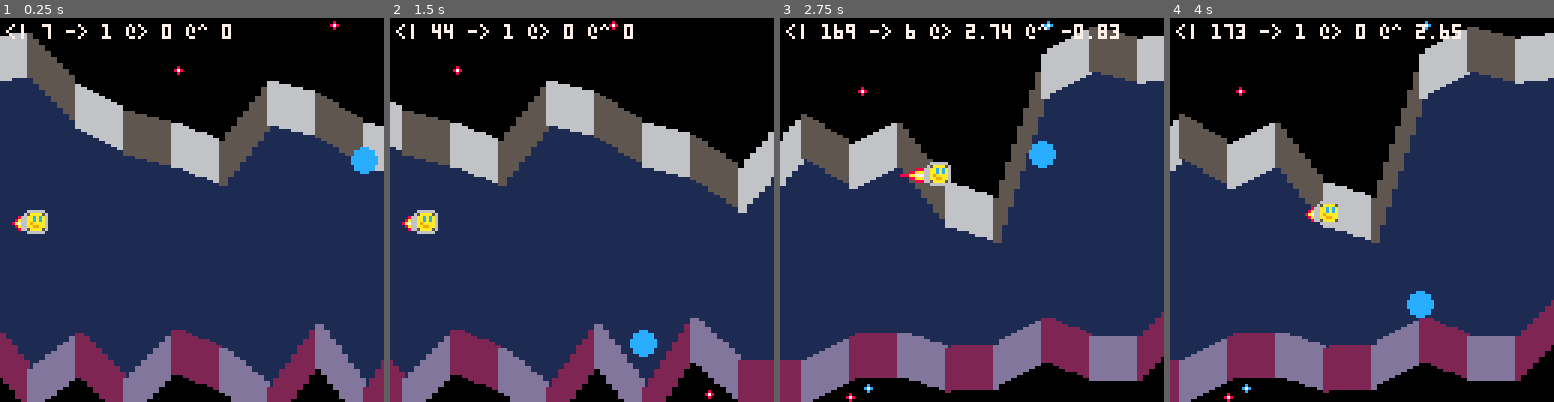
Above: before the commit, frames 1-4 (left to right).
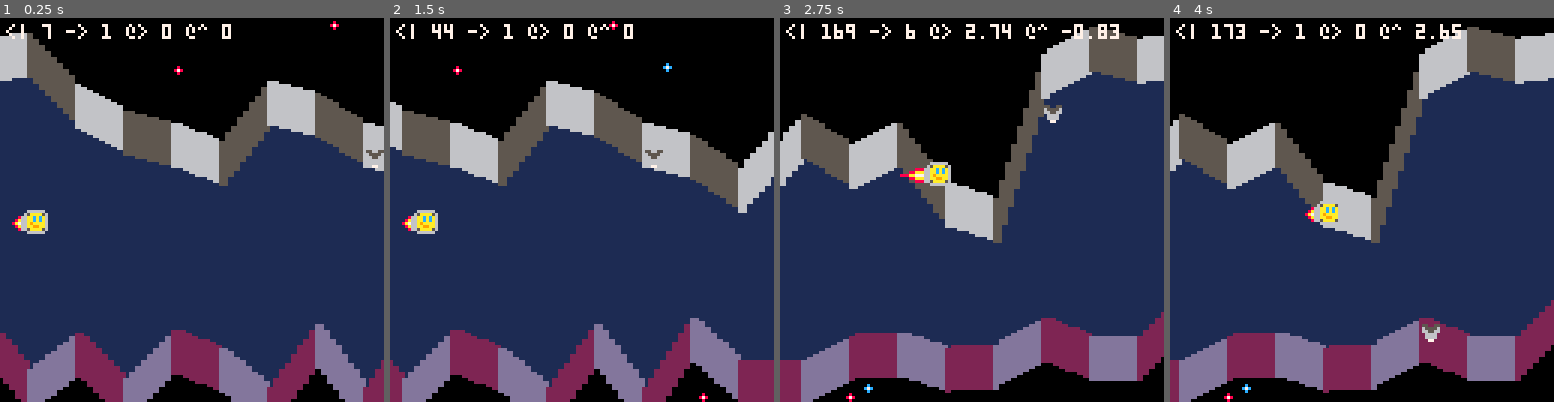
Above: after the commit, the same moments.

Repository: broquaint/pico8-carts
Game: PICO-8 cartridge eggjam3.p8
Same seed, same stepped clock (60 frames per second), same inputs: the game is played once before the commit and once after it.
Inputs:
- Up to frame 1 (0.25 s): no input
- Up to frame 2 (1.5 s): tap X (X key) at 0.33, 1.07 s; tap O (Z key) at 0.7 s
- Up to frame 3 (2.75 s): hold Right 1.6-2.1 s; tap O (Z key) at 1.7, 2.1, 2.5 s; tap X (X key) at 1.85 s; hold Up 2.15-2.42 s; hold Right from 2.47 s (still down)
- Up to frame 4 (4 s): tap O (Z key) at 2.9, 3.3, 3.7 s; tap X (X key) at 2.97 s; release Right at 3.03 s; hold Left 3.08-3.58 s; hold Down 3.63-3.97 s

The runs differ from the first frame. In frame 1, 0.4% of the frame differs, in the area x 91-100%, y 33-41%; in frame 2, 0.5%; in frame 3, 0.6%, in the area x 20-74%, y 0-40%; in frame 4, 0.6%.

Commit message:
Change circle to stalactite
Also tweak the animation.

Diff:
--- a/eggjam3.p8
+++ b/eggjam3.p8
@@ -13,7 +13,7 @@
       at = t(),
       x = 120, y = 32,
       from = 32, to = 96,
-      frames = 60,
+      frames = 40,
       colour = azure,
       animating = false,
       alive = true
@@ -22,9 +22,8 @@
 
 anims={}
 function animate(obj)
-   function easeout(t)
-      t-=1
-      return 1-t*t
+   function easein(t)
+      return t*t
    end
 
    function lerp(a,b,t)
@@ -34,7 +33,7 @@
    obj.co = cocreate(function()
          obj.animating = true
          for f = 1, obj.frames do
-            obj.y = lerp(obj.from, obj.to, easeout(f/obj.frames))
+            obj.y = lerp(obj.from, obj.to, easein(f/obj.frames))
             yield()
          end
          obj.alive = false
@@ -94,8 +93,8 @@
 
       x += 16
 
-      if x % 128 == 0 then
-         local oy = terrain.up[#terrain.up].y
+      if x % 128 == 0 and randx(3) > 1 then
+         local oy = terrain.up[#terrain.up].y - 4
          local obj = make_obj(
             { y=oy, x=x, from=oy, to=128-terrain.down[#terrain.down].y }
          )
@@ -232,7 +230,7 @@
    end
 
    for obj in all(objects) do
-      if (obj.x - cam_x) < 120 and not obj.animating then
+      if not obj.animating and on_screen(obj.x) and obj.x - (cam_x+player_x) < 60 then
          animate(obj)
       end
    end
@@ -240,7 +238,7 @@
 
 function on_screen(x)
    local pcx = x - cam_x
-   return pcx > -4 and pcx < 132
+   return pcx > -10 and pcx < 132
 end
 
 function draw_terrain(terr, do_draw)
@@ -286,8 +284,8 @@
    end)
 
    for obj in all(objects) do
-      if obj.alive and on_screen(obj.x) then
-         circfill(obj.x, obj.y, 4, obj.colour)
+      if on_screen(obj.x) then
+         spr(obj.alive and 2 or 3, obj.x, obj.y)
       end
    end
 
@@ -306,13 +304,13 @@
 
 __gfx__
 00000000066666600000000000000000000000000000000000000000000000000000000000000000000000000000000000000000000000000000000000000000
-0000000065aaaa560000000000000000000000000000000000000000000000000000000000000000000000000000000000000000000000000000000000000000
-007007006aacaca60000000000000000000000000000000000000000000000000000000000000000000000000000000000000000000000000000000000000000
-000770006aacaca60000000000000000000000000000000000000000000000000000000000000000000000000000000000000000000000000000000000000000
-000770006a9aaaa60000000000000000000000000000000000000000000000000000000000000000000000000000000000000000000000000000000000000000
-007007006aa99aa60000000000000000000000000000000000000000000000000000000000000000000000000000000000000000000000000000000000000000
-0000000065aaaa560000000000000000000000000000000000000000000000000000000000000000000000000000000000000000000000000000000000000000
-00000000066666600000000000000000000000000000000000000000000000000000000000000000000000000000000000000000000000000000000000000000
+0000000065aaaa560550055005500550000000000000000000000000000000000000000000000000000000000000000000000000000000000000000000000000
+007007006aacaca60655556006555560000000000000000000000000000000000000000000000000000000000000000000000000000000000000000000000000
+000770006aacaca60665566006655660000000000000000000000000000000000000000000000000000000000000000000000000000000000000000000000000
+000770006a9aaaa60066660000666600000000000000000000000000000000000000000000000000000000000000000000000000000000000000000000000000
+007007006aa99aa60066660011666600000000000000000000000000000000000000000000000000000000000000000000000000000000000000000000000000
+0000000065aaaa560007700001177110000000000000000000000000000000000000000000000000000000000000000000000000000000000000000000000000
+00000000066666600000000000000011000000000000000000000000000000000000000000000000000000000000000000000000000000000000000000000000
 00000000000000000000000000000000000000000000000000000000000000000000000000000000000000000000000000000000000000000000000000000000
 00000000000000000000000000000000000000000000000000000000000000000000000000000000000000000000000000000000000000000000000000000000
 00000080000000000000000000000000000000000000000000000000000000000000000000000000000000000000000000000000000000000000000000000000
